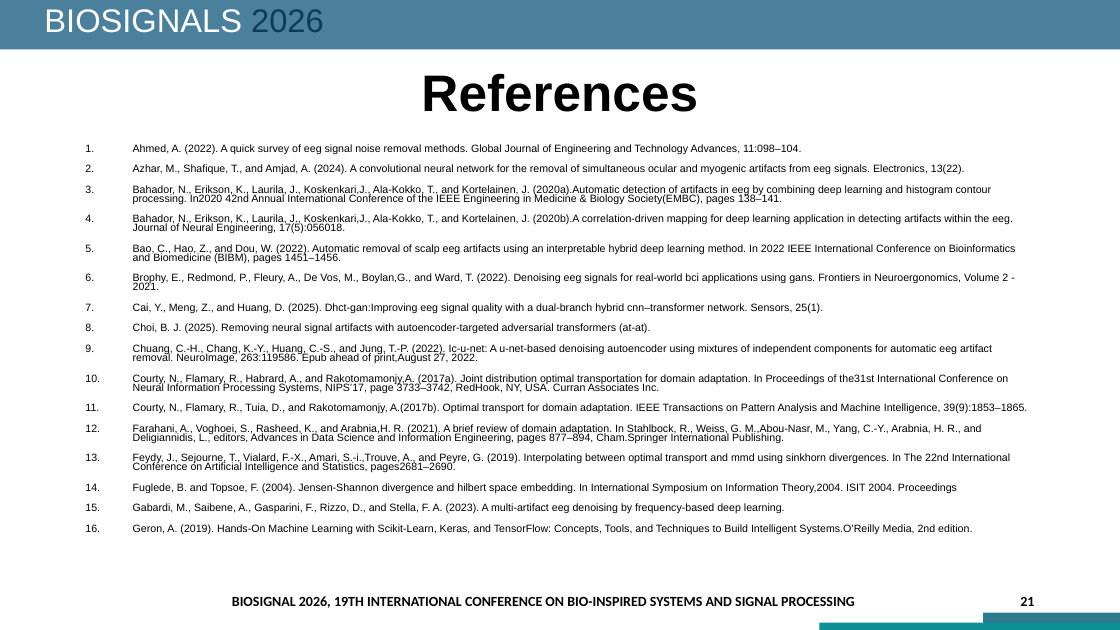
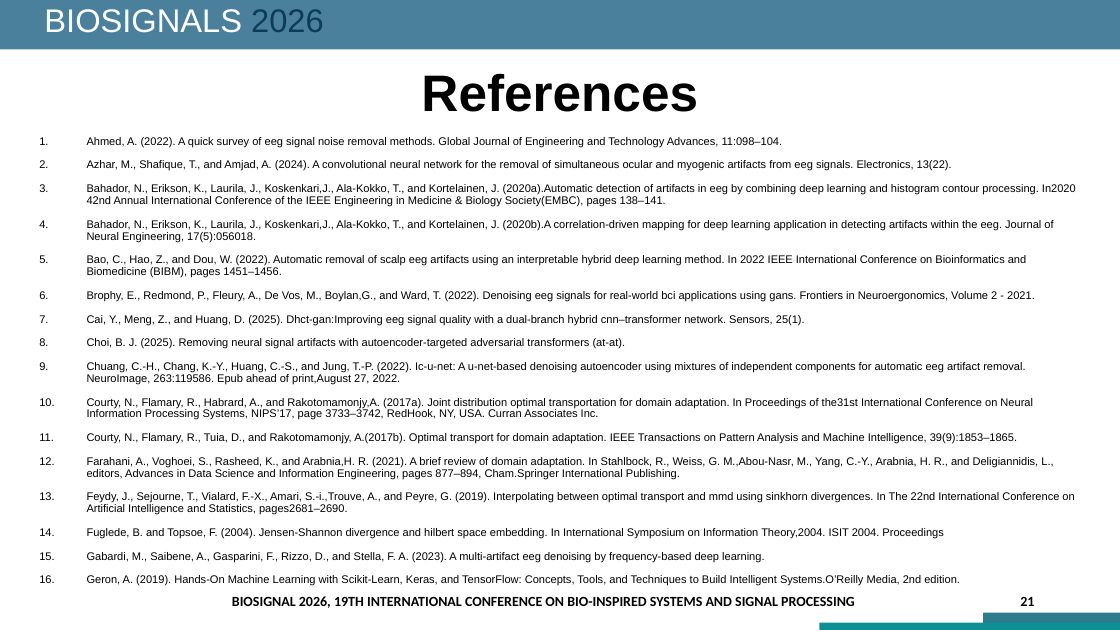
Before and after one commit to iemmanuelvm/cuarto-semestre-dccd, a slide deck: slide 21 of BIOSIGNALS_2026.pptx. Drawn at 1120x630 pixels with LibreOffice and Linux fonts; fonts in the diff are those of the drawing. Boxes give left, top, right and bottom in pixels: in the first picture for what was removed or moved away, otherwise in the second. Text is boxed around its words. In the diff, an @@ line names an element or a change of style, - is before the commit and + after.

```diff
--- a/BIOSIGNALS_2026.pptx
+++ b/BIOSIGNALS_2026.pptx
@@ text "Ahmed, A. (2022). A quick ..." moved from (x1=133, y1=144, x2=1027, y2=535) to (x1=87, y1=137, x2=1076, y2=562) @@
@@ text "Ahmed, A. (2022). A quick ..." at (x1=87, y1=137, x2=1076, y2=562): size 9.1 to 9.5 pt; line spacing 0.7 to 0.9 @@
```
Also in this commit, not shown: 3 other slides changed, 2 other files.
